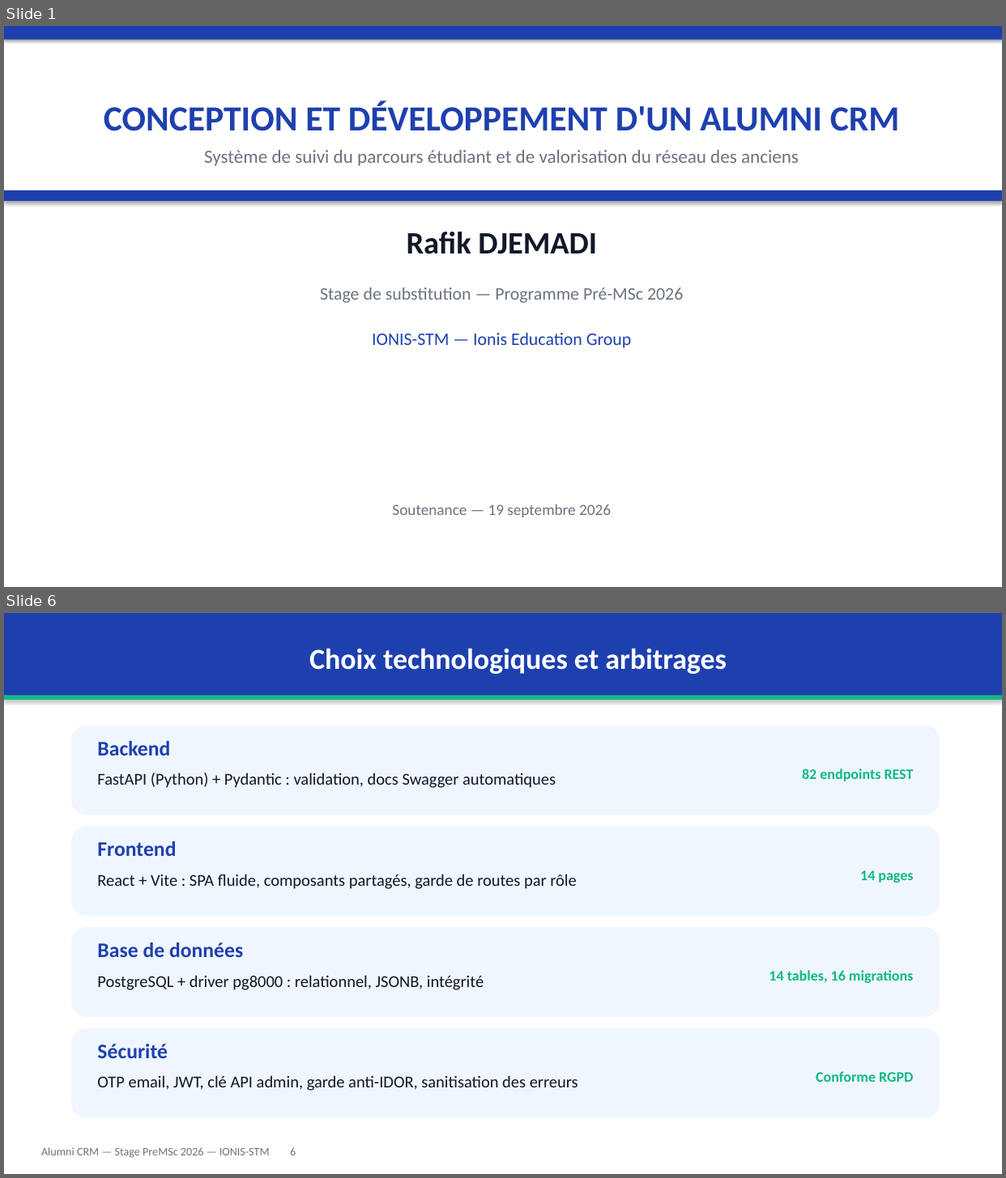
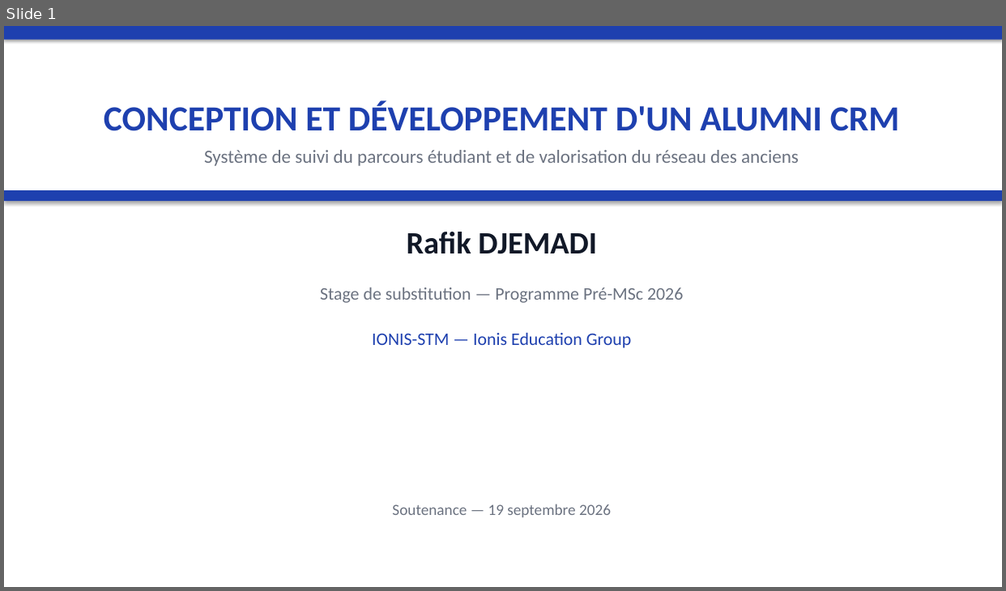
Before and after one commit to Rafikdjm/CRM_IONIS, a slide deck: Rapport/Soutenance - Alumni CRM - PreMSc 2026.pptx. Shown one above the other, each under a label of ours: slides 1 and 6 before the commit, slide 1 after it; the slides between them are not shown. The pictures are 1006x1178 and 1006x591 pixels, drawn with LibreOffice and Linux fonts; fonts in the diff are those of the drawing. Boxes give left, top, right and bottom in pixels: in the first picture for what was removed or moved away, otherwise in the second. Text is boxed around its words. In the diff, an @@ line names an element or a change of style, - is before the commit and + after.

Commit message:
refactor(soutenance): slim deck 15->11 slides, merge redundant slides and condense text

```diff
--- a/Rapport/Soutenance - Alumni CRM - PreMSc 2026.pptx
+++ b/Rapport/Soutenance - Alumni CRM - PreMSc 2026.pptx
@@ slide 6 removed at <box>4,613,1002,1174</box>, background #FFFFFF @@
@@ rectangle removed at <box>4,613,1002,696</box> @@
-Choix technologiques et arbitrages
@@ rectangle removed at <box>4,696,1002,700</box> @@
@@ rounded rectangle removed at <box>71,726,940,815</box> @@
@@ text removed at <box>97,741,170,756</box> @@
-Backend
@@ text removed at <box>97,773,556,788</box> @@
-FastAPI (Python) + Pydantic : validation, docs Swagger automatiques
@@ text removed at <box>802,769,914,781</box> @@
-82 endpoints REST
@@ rounded rectangle removed at <box>71,826,940,916</box> @@
@@ text removed at <box>97,841,176,856</box> @@
-Frontend
@@ text removed at <box>97,874,576,889</box> @@
-React + Vite : SPA fluide, composants partagés, garde de routes par rôle
@@ text removed at <box>860,871,913,883</box> @@
-14 pages
@@ rounded rectangle removed at <box>71,927,940,1017</box> @@
@@ text removed at <box>97,943,243,957</box> @@
-Base de données
@@ text removed at <box>97,975,484,990</box> @@
-PostgreSQL + driver pg8000 : relationnel, JSONB, intégrité
@@ text removed at <box>769,970,913,983</box> @@
-14 tables, 16 migrations
@@ rounded rectangle removed at <box>71,1029,940,1118</box> @@
@@ text removed at <box>97,1044,168,1059</box> @@
-Sécurité
@@ text removed at <box>816,1071,913,1082</box> @@
-Conforme RGPD
@@ text removed at <box>97,1076,578,1091</box> @@
-OTP email, JWT, clé API admin, garde anti-IDOR, sanitisation des erreurs
@@ text removed at <box>41,1148,296,1158</box> @@
-Alumni CRM — Stage PreMSc 2026 — IONIS-STM 6
```
Also in this commit, not shown: 9 slides changed, 3 other slides removed, 1 other file.
